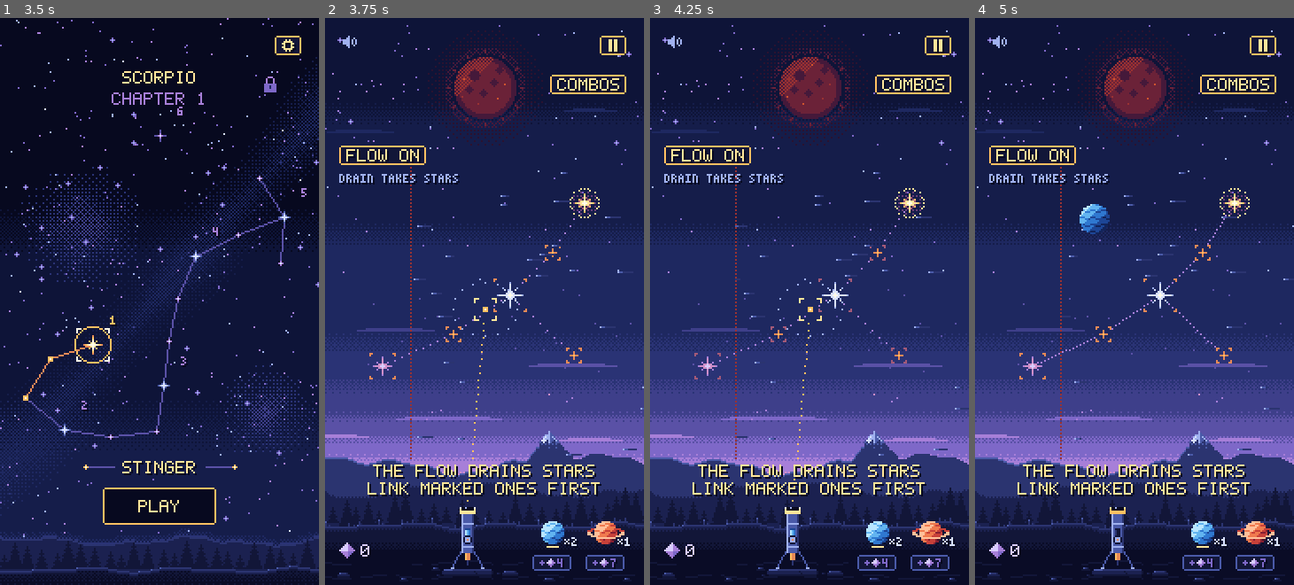
Above: before the commit, frames 1-4 (left to right).
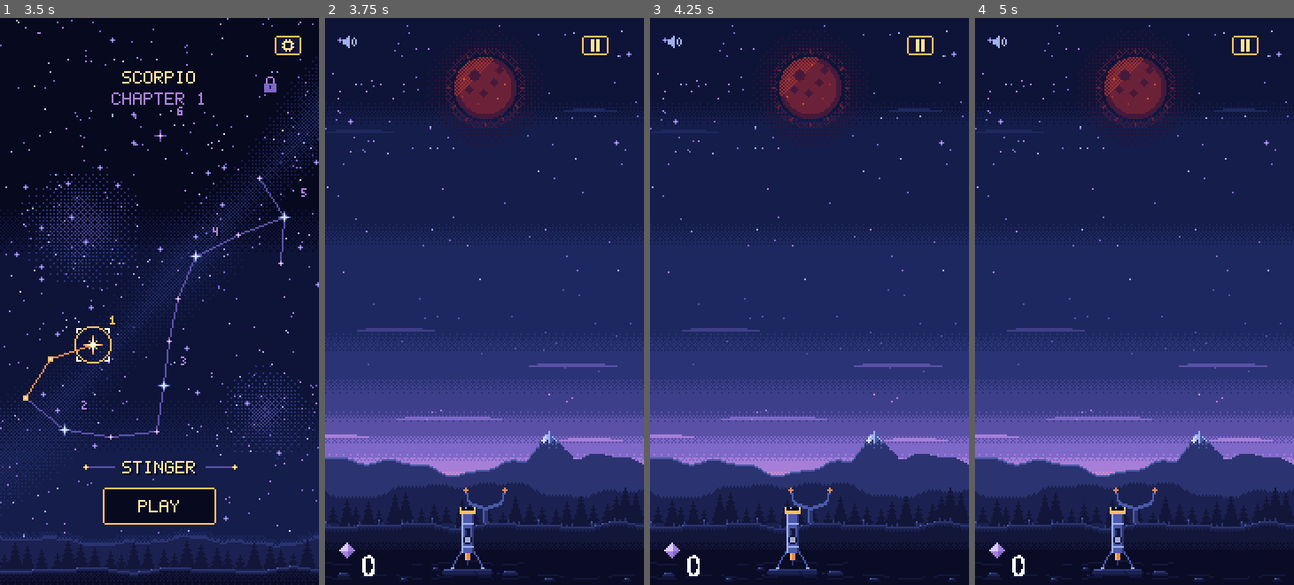
Above: after the commit, the same moments.

Repository: mrafael1/DustInSpace
Game: Godot game, scene res://game/scenes/app.tscn
The game is run twice, just before and just after one commit, with the same random seed, the same clock (stepped at 60 frames per second) and the same inputs.
Inputs (mouse positions are in pixels of both pictures, inside the frame that each line leads up to):
- Up to frame 1 (3.5 s): tap Enter at 0.5 s; move the mouse to (229, 273) at 0.52 s; hold Shift 0.53-1.25 s; click (229, 273) at 0.67 s; drag from (95, 329) to (143, 414) at 1.27 s; move the mouse to (191, 176) at 2.02 s; tap Ctrl at 2.1 s; drag from (143, 414) to (63, 216) at 2.77 s
- Up to frame 2 (3.75 s): move the mouse to (580, 386) at 3.52 s; hold A from 3.53 s (still down); tap G at 3.6 s
- Up to frame 3 (4.25 s): keep holding A
- Up to frame 4 (5 s): release A at 4.25 s; drag from (1038, 216) to (1086, 159) at 4.27 s

Frame 1 is identical in both runs. In frame 2, 5.6% of the frame differs, in the area x 4-100%, y 3-99%; in frame 3, 5.6%; in frame 4, 5.8%.
Error after the commit: Parse Error: Cannot find member "LOW" in base "StarWave". (res://game/ui/hud.gd:522)

Commit message:
feat: a wave has a way (up, right, down, left) and can turn a quarter every launch
Co-Authored-By: Claude Opus 5.5 <noreply@anthropic.com>

Diff:
--- a/game/core/run_state.gd
+++ b/game/core/run_state.gd
@@ -113,10 +113,10 @@
 signal stars_splashed(at: Vector2i, moves: Array[StarCurrent.Move])
 ## Pisces's splash or wave intro: its demo `stars` are placed by where its demo planet will be thrown.
 signal splash_intro_placed(stars: Array[Star])
-## Pisces's wave rose off the water line and wiped its `side` (StarWave.LOW or HIGH), taking the `lost`
-## stars for nothing, after the splash and before the planet bursts; the next wave sweeps
-## `next_side`. Sent for every wave, even one that takes nothing.
-signal wave_struck(side: int, lost: Array[Star], next_side: int)
+## Pisces's wave rose off a water line and rushed `way` (up, right, down or left), wiping that half
+## of the sky and taking the `lost` stars for nothing, after the splash and before the planet bursts;
+## the next wave rushes `next_way`. Sent for every wave, even one that takes nothing.
+signal wave_struck(way: Vector2i, lost: Array[Star], next_way: Vector2i)
 ## Scorpio: the Sun filled, so it rekindles at 0 light and lights `landmark` (-1: none left).
 ## Its light then clears the sky: sky_cleared follows the landmark's events.
 signal sun_rekindled(landmark: int)
@@ -299,7 +299,8 @@
 var cords: StarCords
 ## Pisces's splash (chapter 6): null on a map without it (or balance.json without a splash block).
 var splash: StarSplash
-## Pisces's wave (the North Fish): null on a map without it (or balance.json without a wave block).
+## Pisces's wave (the North Fish, the final): null on a map without it (or balance.json without a
+## wave block).
 var wave: StarWave
 ## Bound sheaves: the landmarks bound to the figure (lit at the start, or still lit at a harvest).
 var _bound: Array[bool] = []
@@ -357,7 +358,7 @@
 				gravity.set_gauge(hole.gauge, hole.gauge_share)
 		if scorpio.map.splash and balance.splash_radius > 0:
 			splash = StarSplash.new(balance.splash_radius, balance.splash_push, seam_hit)
-		if scorpio.map.wave and scorpio.map.seam != StarMap.Seam.NONE and scorpio.map.seam != StarMap.Seam.CROSS and balance.wave_first_launch > 0:
+		if scorpio.map.wave and scorpio.map.seam != StarMap.Seam.NONE and (scorpio.map.seam != StarMap.Seam.CROSS) != scorpio.map.wave_turns and balance.wave_first_launch > 0:
 			wave = _new_wave()
 		if scorpio.map.cords:
 			cords = StarCords.new()
@@ -1758,24 +1759,24 @@
 		return []
 	var standing: Array[Star] = []
 	standing.assign(_splash_chain(aim)[2])
-	return wave.sweeps(wave.next_side(), standing)
-
-
-## Pure: the loose stars on the side the next launch's wave wipes, where they stand now (none when
+	return wave.sweeps(wave.next_way(), standing)
+
+
+## Pure: the loose stars in the half the next launch's wave wipes, where they stand now (none when
 ## no wave comes with it).
 func wave_risk() -> Array[int]:
 	if wave == null or is_over() or not wave.strikes_next():
 		return []
-	return wave.sweeps(wave.next_side(), stars)
-
-
-## The wave after a launch: when it `strikes`, it wipes the next side and takes every loose star
-## there. `counted`: a real launch (an intro's isn't, and its wave doesn't turn the sides).
+	return wave.sweeps(wave.next_way(), stars)
+
+
+## The wave after a launch: when it `strikes`, it wipes the next half and takes every loose star
+## there. `counted`: a real launch (an intro's isn't, and its wave doesn't turn the ways).
 func _strike_wave(strikes: bool, counted: bool) -> void:
-	var side: int = wave.next_side()
+	var way: Vector2i = wave.next_way()
 	var lost: Array[Star] = []
 	if strikes:
-		for id: int in wave.sweeps(side, stars):
+		for id: int in wave.sweeps(way, stars):
 			lost.append(find_star(id))
 		for star: Star in lost:
 			stars.erase(star)
@@ -1783,14 +1784,13 @@
 	if counted:
 		wave.count_launch(strikes)
 	if strikes:
-		wave_struck.emit(side, lost, wave.next_side())
-
-
-## A wave on the water line through the sky's middle.
+		wave_struck.emit(way, lost, wave.next_way())
+
+
+## A wave on the water lines through the sky's middle (turning on both, on the final).
 func _new_wave() -> StarWave:
 	var middle: Vector2i = Scorpio.HOME_SKY.get_center() + scorpio.shift
-	var vertical: bool = scorpio.map.seam == StarMap.Seam.VERTICAL
-	return StarWave.new(middle.x if vertical else middle.y, vertical, balance.wave_first_launch)
+	return StarWave.new(middle, scorpio.map.seam == StarMap.Seam.VERTICAL, balance.wave_first_launch, scorpio.map.wave_turns)
 
 
 ## Pisces's wave intro (play_reflect_intro on the North Fish): demo stars wait either side of the
@@ -1833,8 +1833,8 @@
 ## stars keep furthest from the figure.
 func wave_intro_layout() -> Array[Vector2i]:
 	var middle: Vector2i = Scorpio.HOME_SKY.get_center() + scorpio.shift
-	var across: Vector2i = (Vector2i.RIGHT if wave.vertical else Vector2i.DOWN) * wave.next_side()
-	var along: Vector2i = Vector2i.DOWN if wave.vertical else Vector2i.RIGHT
+	var across: Vector2i = wave.next_way()
+	var along: Vector2i = Vector2i(absi(across.y), absi(across.x))
 	var best: Array[Vector2i] = []
 	var best_clearance: int = -1
 	for at: int in range(-56, 57, 8):
--- a/game/core/star_wave.gd
+++ b/game/core/star_wave.gd
@@ -1,18 +1,21 @@
 class_name StarWave
 extends RefCounted
-## Pisces's wave (chapter 6, the North Fish): from the `first_launch`-th launch on, every launch a wave
-## rises off the water line and wipes one side of the sky (top or bottom; left or right on a line up
-## and down), taking every loose star there for nothing. The sides take turns, the top (or left)
-## first, so the next one is always known and shown. No randomness, nodes or rewards.
+## Pisces's wave (chapter 6): from the `first_launch`-th launch on, every launch a wave rises off a
+## water line and wipes the half of the sky on one side of it, taking every loose star there for
+## nothing. A wave's way is where it rushes: up (the top half, past the line across), right, down or
+## left (past the line up and down). On one line they take turns, up (or left) first; turning (the
+## final, both lines), the way turns a quarter every wave: up, right, down, left. The next one is
+## always known and shown. No randomness, nodes or rewards.
 
-## The sides a wave sweeps: the top (or left) of the line, or the bottom (or right).
-const LOW: int = -1
-const HIGH: int = 1
+## A turning wave's ways, in turn.
+const TURNS: Array[Vector2i] = [Vector2i.UP, Vector2i.RIGHT, Vector2i.DOWN, Vector2i.LEFT]
 
-## The water line: where it crosses the sky (y on a line across, x on one up and down).
-var line: int
-## The line runs up and down, else across.
+## Where the water lines cross (the sky's middle): a line across at its y, one up and down at its x.
+var middle: Vector2i
+## On one line: it runs up and down, else across. Ignored when turning.
 var vertical: bool
+## The way turns a quarter every wave (both lines).
+var turns: bool
 ## The first launch a wave comes with (1: the first).
 var first_launch: int
 ## Launches thrown since the run began (intros don't count).
@@ -21,10 +24,11 @@
 var waves: int = 0
 
 
-func _init(p_line: int, p_vertical: bool, p_first_launch: int) -> void:
-	line = p_line
+func _init(p_middle: Vector2i, p_vertical: bool, p_first_launch: int, p_turns: bool = false) -> void:
+	middle = p_middle
 	vertical = p_vertical
 	first_launch = p_first_launch
+	turns = p_turns
 
 
 ## A wave comes with the next launch.
@@ -32,22 +36,31 @@
 	return launches + 1 >= first_launch
 
 
-## The side the next wave sweeps: they take turns, LOW first.
-func next_side() -> int:
-	return LOW if waves % 2 == 0 else HIGH
+## The way the next wave rushes.
+func next_way() -> Vector2i:
+	return way_of(waves)
 
 
-## Pure: which side of the line `point` is on (0: right on it, so on both).
-func side_of(point: Vector2i) -> int:
-	return signi((point.x if vertical else point.y) - line)
+## The way the `n`-th wave (from 0) rushes.
+func way_of(n: int) -> Vector2i:
+	if turns:
+		return TURNS[posmod(n, TURNS.size())]
+	var low: Vector2i = Vector2i.LEFT if vertical else Vector2i.UP
+	return low if n % 2 == 0 else -low
 
 
-## Pure: the ids of `stars` a wave on `side` takes: every one on that side, or on the line.
-func sweeps(side: int, stars: Array[Star]) -> Array[int]:
+## Pure: whether `point` is in the half a wave rushing `way` wipes (on its line counts as in).
+func in_reach(way: Vector2i, point: Vector2i) -> bool:
+	if way.x != 0:
+		return (point.x - middle.x) * way.x >= 0
+	return (point.y - middle.y) * way.y >= 0
+
+
+## Pure: the ids of `stars` a wave rushing `way` takes: every one in its half, or on its line.
+func sweeps(way: Vector2i, stars: Array[Star]) -> Array[int]:
 	var taken: Array[int] = []
 	for star: Star in stars:
-		var on: int = side_of(star.position)
-		if on == 0 or on == side:
+		if in_reach(way, star.position):
 			taken.append(star.id)
 	return taken
 
